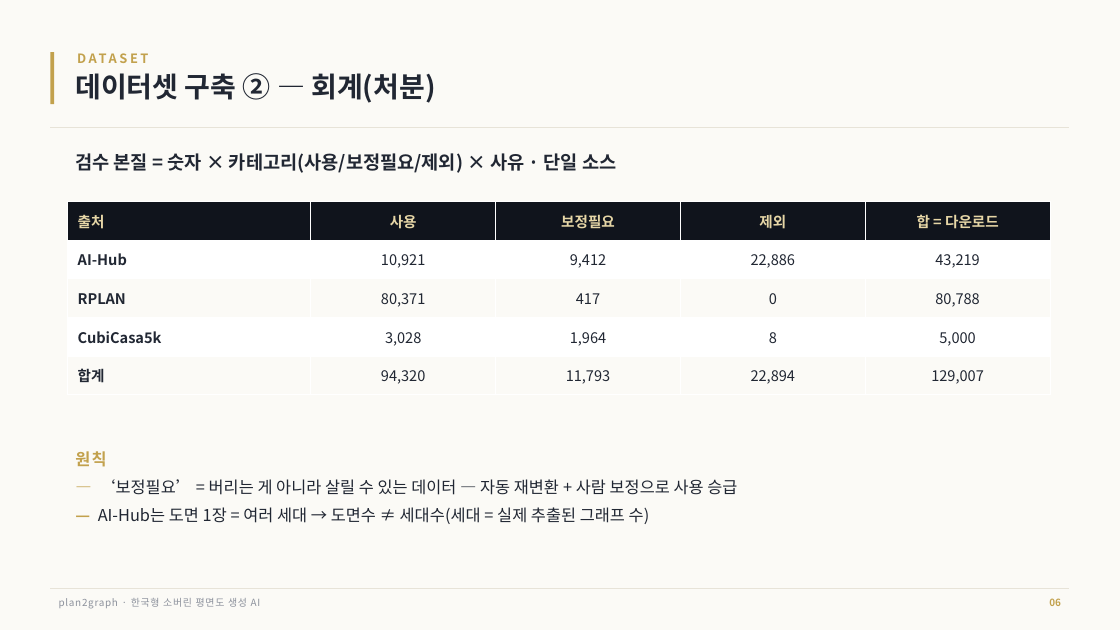
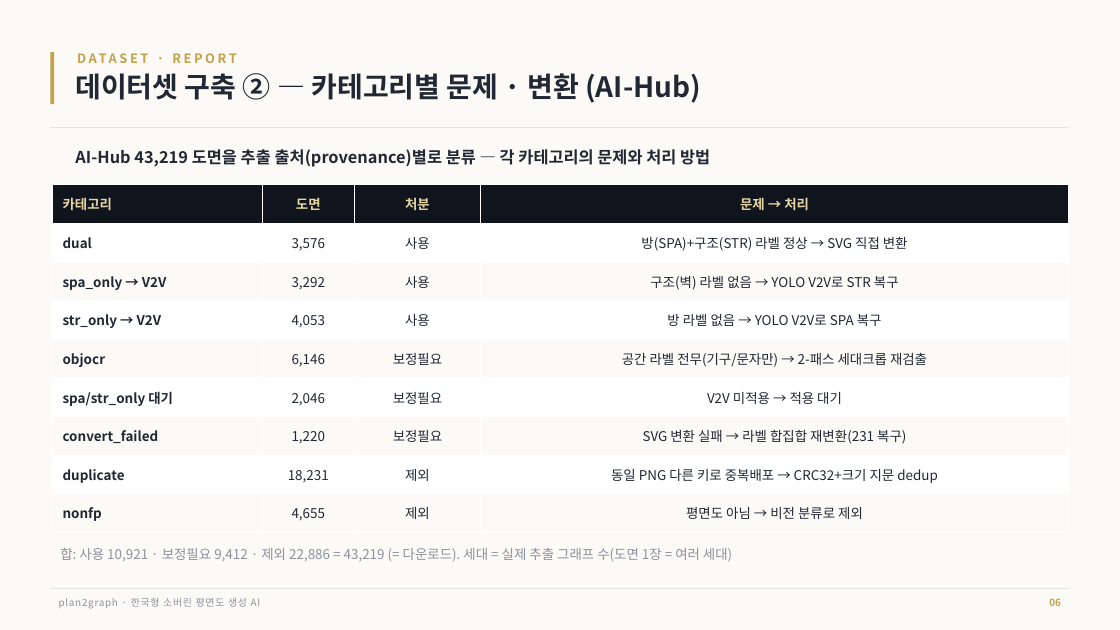
Before and after one commit to wissens2024/plan2graph, a slide deck: slide 6 of docs/plan2graph_중간발표.pptx. Drawn at 1120x630 pixels with LibreOffice and Linux fonts; fonts in the diff are those of the drawing. Boxes give left, top, right and bottom in pixels: in the first picture for what was removed or moved away, otherwise in the second. Text is boxed around its words. In the diff, an @@ line names an element or a change of style, - is before the commit and + after.

Commit message:
docs(ppt): 일반론→데이터/개발경과 보고서식 (카테고리별 문제·변환·추출 + 엔진 논문참조·아키텍처·학습)
- 데이터 ②: AI-Hub 카테고리별(provenance) 문제→변환 상세표 (dual/spa·str V2V복구/objocr
  2패스/dedup/nonfp, 실측 도면수)
- 데이터 ③: 추출 방법(V2V YOLO mAP 0.90→0.964·objocr 2패스 세대크롭·CRC32 dedup·g-0.3 병합)
- 데이터 ④: 품질게이트 사유별 원인 표(현관≠1=다세대병합 등)
- 엔진: 논문4편 참조표 / 한국형 아키텍처 변경표(6→13·8→18·8×8→18×18·Linear차원) / 학습방법
  (korean_to_engine 변환·3stage 레시피·ARM-A/B·평가축)
20슬라이드·표9개. 프리미엄 디자인 유지.

```diff
--- a/docs/plan2graph_중간발표.pptx
+++ b/docs/plan2graph_중간발표.pptx
@@ text at (x1=69, y1=46, x2=993, y2=71): text changed @@
-DATASET
+DATASET · REPORT
@@ text at (x1=75, y1=73, x2=701, y2=103): text changed @@
-데이터셋 구축 ② — 회계(처분)
+데이터셋 구축 ② — 카테고리별 문제 · 변환 (AI-Hub)
@@ text at (x1=75, y1=149, x2=710, y2=167): text changed; size 16 to 14 pt @@
-검수 본질 = 숫자 × 카테고리(사용/보정필요/제외) × 사유 · 단일 소스
+AI-Hub 43,219 도면을 추출 출처(provenance)별로 분류 — 각 카테고리의 문제와 처리 방법
@@ table at (x1=52, y1=185, x2=1069, y2=533) @@
-출처 | 사용 | 보정필요 | 제외 | 합 = 다운로드
-AI-Hub | 10,921 | 9,412 | 22,886 | 43,219
-RPLAN | 80,371 | 417 | 0 | 80,788
-CubiCasa5k | 3,028 | 1,964 | 8 | 5,000
-합계 | 94,320 | 11,793 | 22,894 | 129,007
+카테고리 | 도면 | 처분 | 문제 → 처리
+dual | 3,576 | 사용 | 방(SPA)+구조(STR) 라벨 정상 → SVG 직접 변환
+spa_only → V2V | 3,292 | 사용 | 구조(벽) 라벨 없음 → YOLO V2V로 STR 복구
+str_only → V2V | 4,053 | 사용 | 방 라벨 없음 → YOLO V2V로 SPA 복구
+objocr | 6,146 | 보정필요 | 공간 라벨 전무(기구/문자만) → 2-패스 세대크롭 재검출
+spa/str_only 대기 | 2,046 | 보정필요 | V2V 미적용 → 적용 대기
+convert_failed | 1,220 | 보정필요 | SVG 변환 실패 → 라벨 합집합 재변환(231 복구)
+duplicate | 18,231 | 제외 | 동일 PNG 다른 키로 중복배포 → CRC32+크기 지문 dedup
+nonfp | 4,655 | 제외 | 평면도 아님 → 비전 분류로 제외
@@ table resized from (x1=67, y1=202, x2=1050, y2=395) to (x1=52, y1=185, x2=1069, y2=533) @@
@@ text at (x1=60, y1=548, x2=732, y2=562): text changed; size 14 to 11.5 pt; text colour #212733 to #8C919C @@
-원칙
-— ‘보정필요’ = 버리는 게 아니라 살릴 수 있는 데이터 — 자동 재변환 + 사람 보정으로 사용 승급
-— AI-Hub는 도면 1장 = 여러 세대 → 도면수 ≠ 세대수(세대 = 실제 추출된 그래프 수)
+합: 사용 10,921 · 보정필요 9,412 · 제외 22,886 = 43,219 (= 다운로드). 세대 = 실제 추출 그래프 수(도면 1장 = 여러 세대)
```
Also in this commit, not shown: 8 other slides changed, 3 slides added, 1 slide removed, 1 other file.
